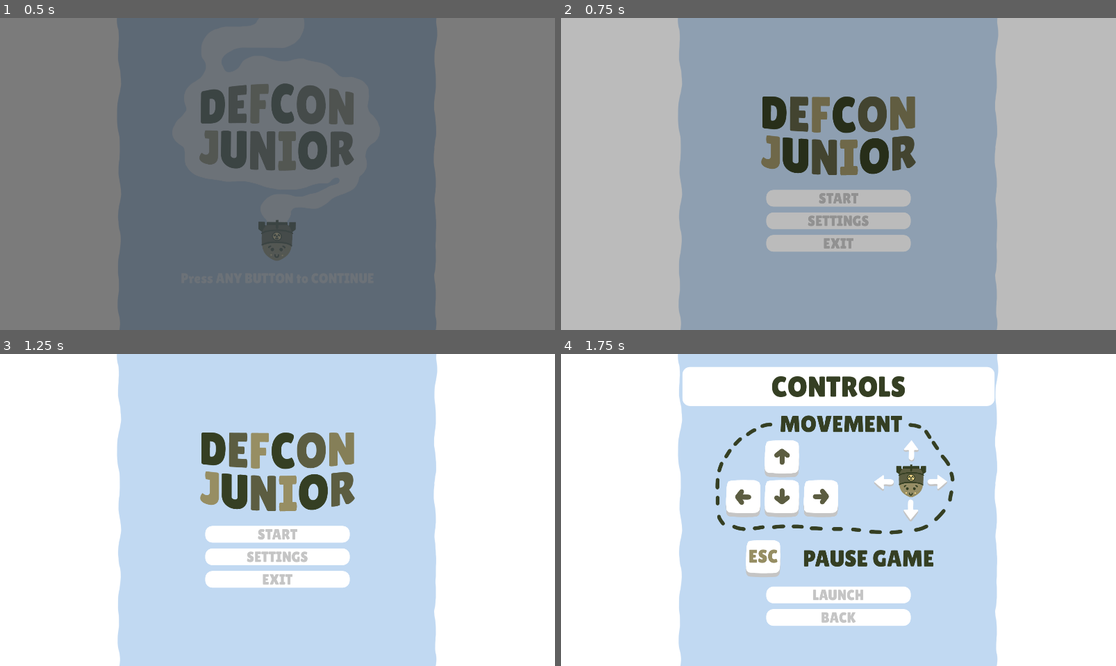
Above: before the commit, frames 1-4 (two rows, left to right).
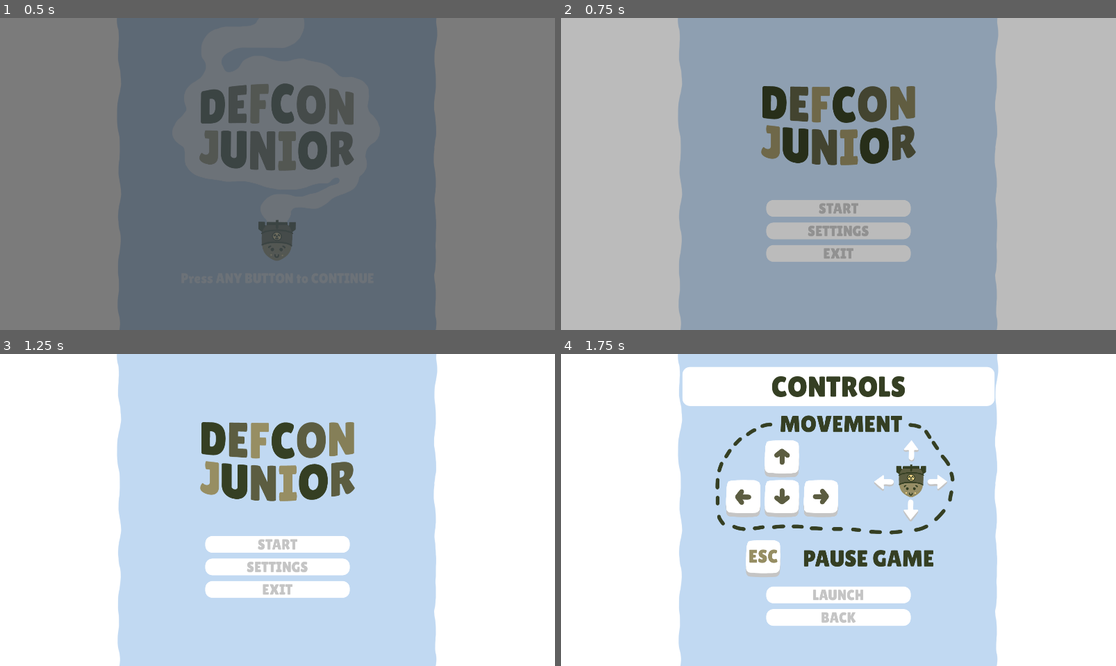
Above: after the commit, the same moments.

Repository: Hangover-Sunshine/DEFCON-JUNIOR
Game: Godot game, scene res://scenes/MainScene.tscn
Same seed, same stepped clock (60 frames per second), same inputs: the game is played once before the commit and once after it.
Inputs:
- Up to frame 1 (0.5 s): no input
- Up to frame 2 (0.75 s): tap Enter at 0.5 s; hold D (right) from 0.53 s (still down); tap Shift (dash) at 0.6 s
- Up to frame 3 (1.25 s): keep holding D (right)
- Up to frame 4 (1.75 s): release D (right) at 1.25 s; click "START" at 1.25 s

Frame 1 is identical in both runs. In frame 2, 7.8% of the frame differs, in the area x 36-64%, y 21-79%; in frame 3, 8.1%; in frame 4, nothing differs.

Commit message:
Update menu_main.tscn

Diff:
--- a/scenes/menus/menu_main.tscn
+++ b/scenes/menus/menu_main.tscn
@@ -24,7 +24,7 @@
 
 [node name="Main_VBox" type="VBoxContainer" parent="Main_MC"]
 layout_mode = 2
-theme_override_constants/separation = 50
+theme_override_constants/separation = 120
 alignment = 1
 
 [node name="TextureRect" type="TextureRect" parent="Main_MC/Main_VBox"]
